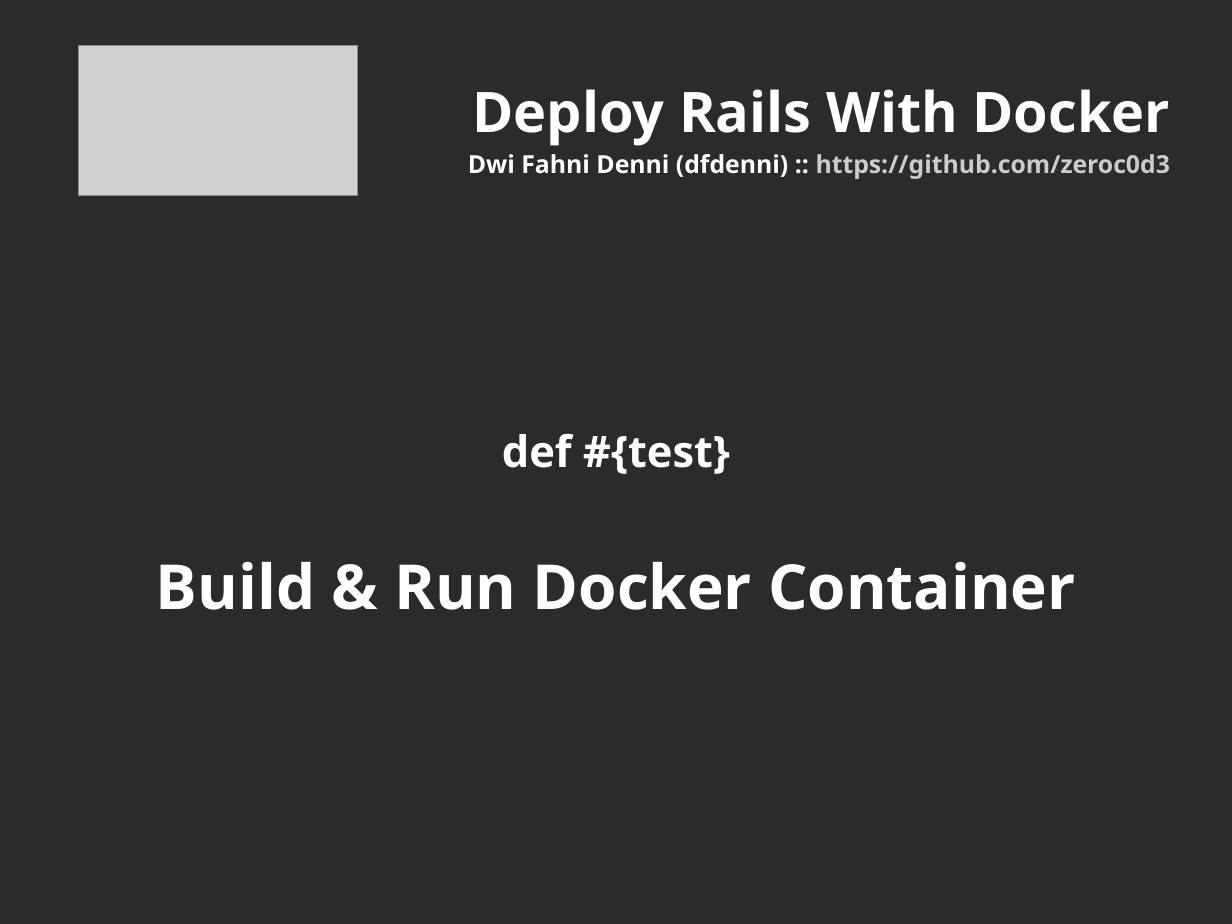
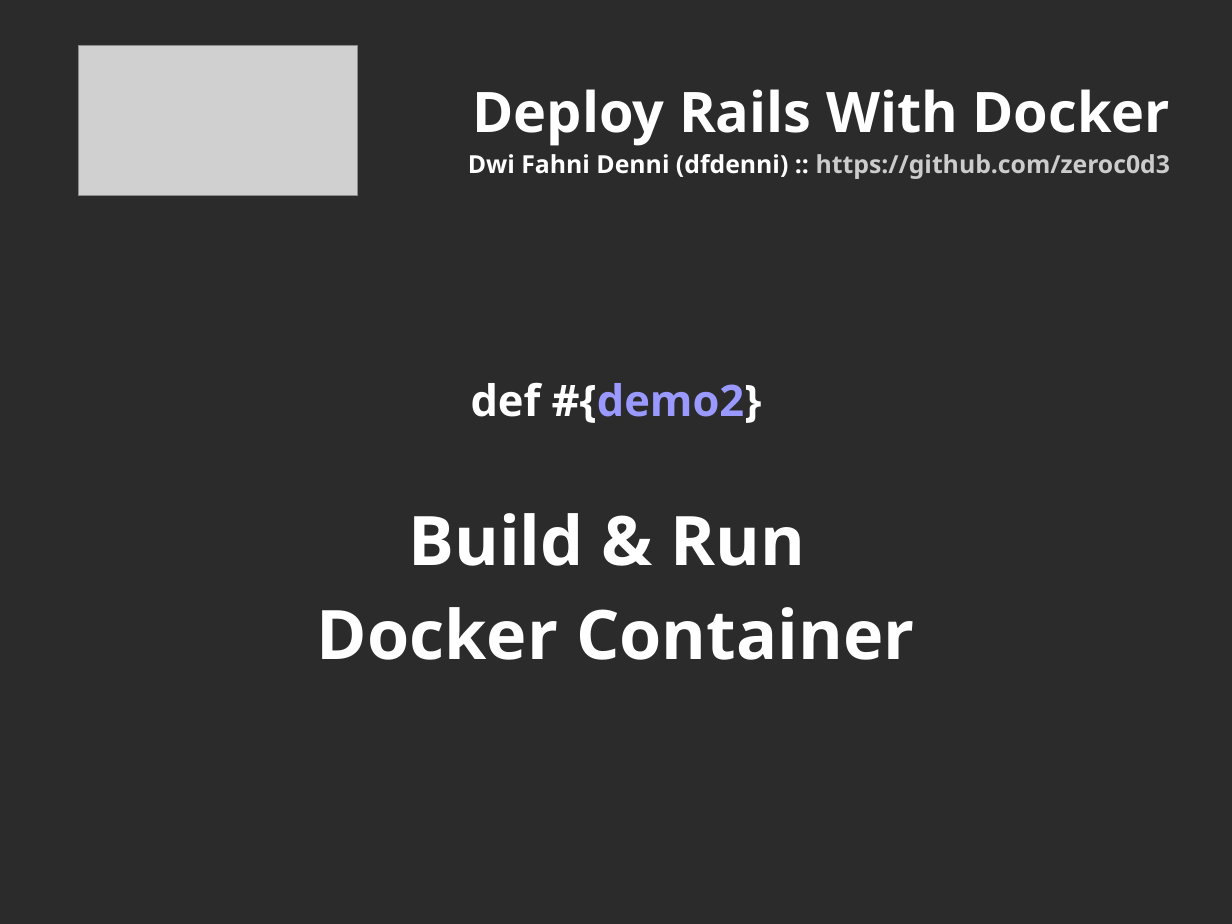
Before and after one commit to zeroc0d3/id-ruby-docker-rails, a slide deck: slide 13 of docs/docker_rails.odp. Drawn at 1232x924 pixels with LibreOffice and Linux fonts; fonts in the diff are those of the drawing; grey boxes stand for pictures; background and template pictures are left out; a plain dark background stands for a picture behind light text. Boxes give left, top, right and bottom in pixels: in the first picture for what was removed or moved away, otherwise in the second. Text is boxed around its words. In the diff, an @@ line names an element or a change of style, - is before the commit and + after.

```diff
--- a/docs/docker_rails.odp
+++ b/docs/docker_rails.odp
@@ subtitle at box(317, 382, 915, 660): text changed; size 40 to 44 pt @@
-def #{test}
-Build & Run Docker Container
+def #{demo2}
+Build & Run
+Docker Container
```
Also in this commit, not shown: 8 other slides changed, 3 slides added, 1 other file.
